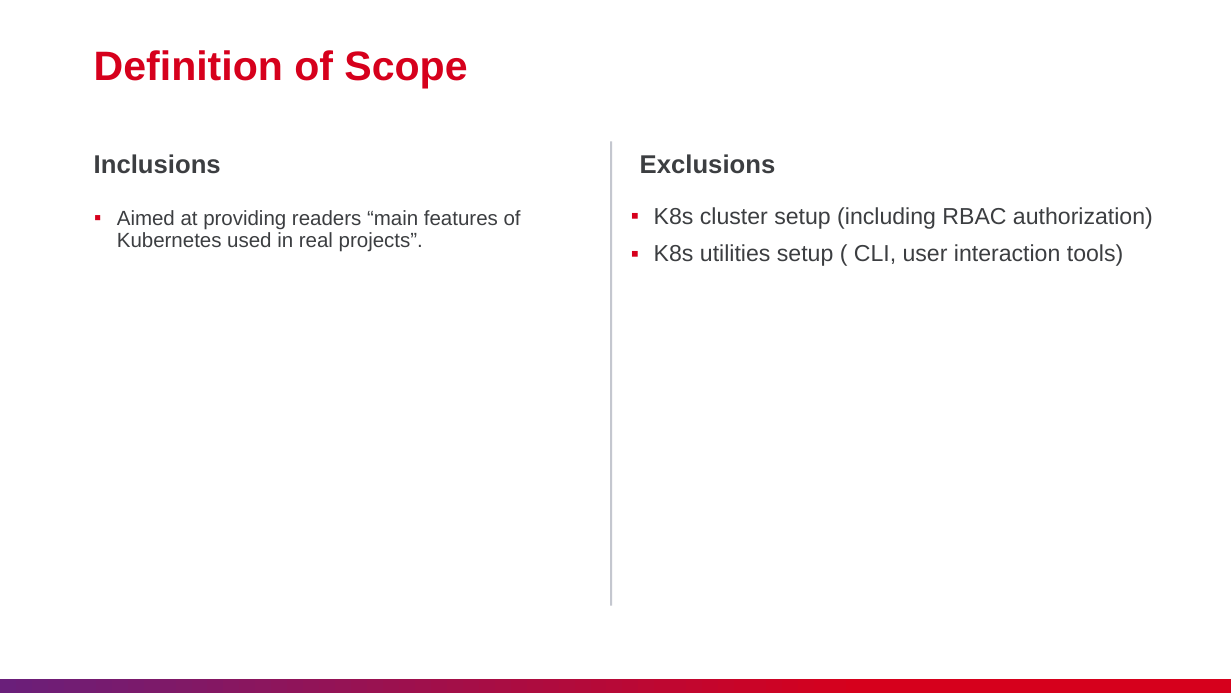
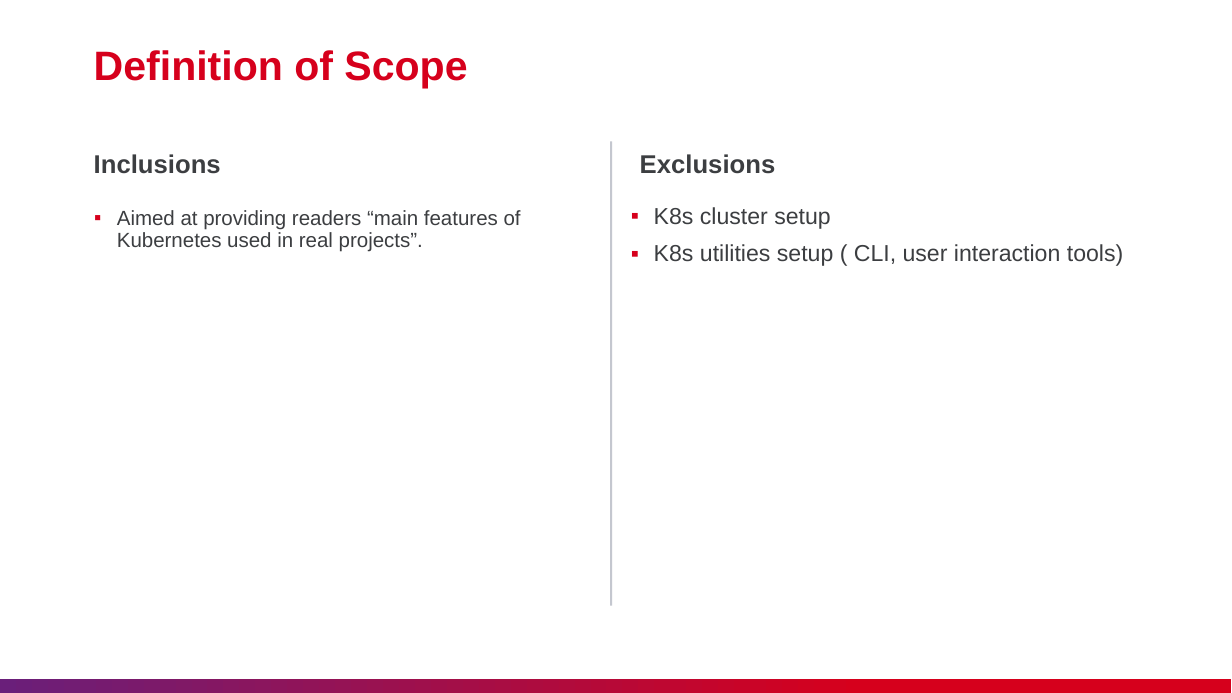
Before and after one commit to nashtech-garage/kubernetes, a slide deck: slide 2 of documents/K8s_Knowledge_Sharing.pptx. Drawn at 1232x693 pixels with LibreOffice and Linux fonts; fonts in the diff are those of the drawing. Boxes give left, top, right and bottom in pixels: in the first picture for what was removed or moved away, otherwise in the second. Text is boxed around its words. In the diff, an @@ line names an element or a change of style, - is before the commit and + after.

```diff
--- a/documents/K8s_Knowledge_Sharing.pptx
+++ b/documents/K8s_Knowledge_Sharing.pptx
@@ text at [654,207,830,229]: text changed @@
-▪ K8s cluster setup (including RBAC authorization)
+▪ K8s cluster setup
```
Also in this commit, not shown: 3 other slides changed, 1 slide added, 1 slide removed, 1 other file.
